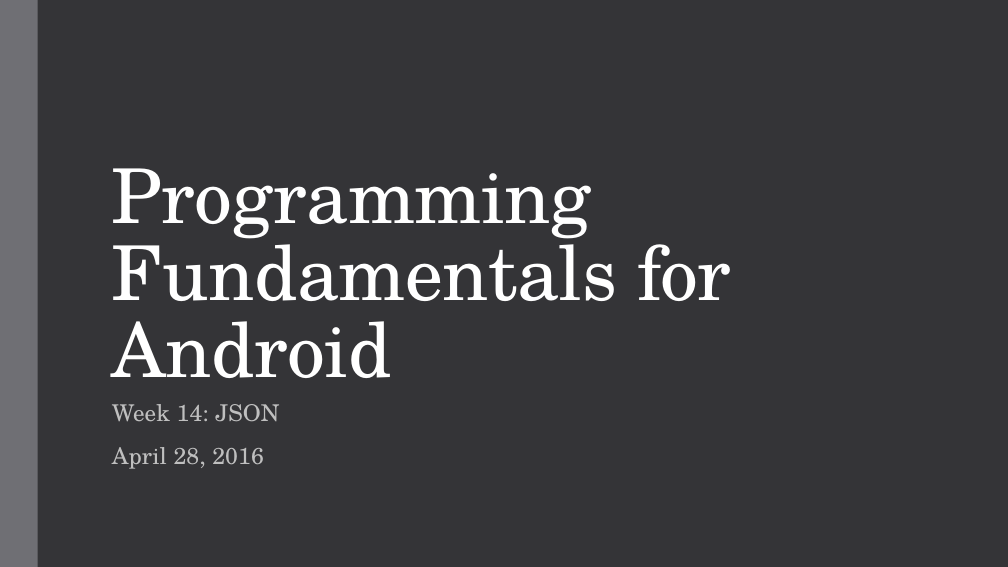
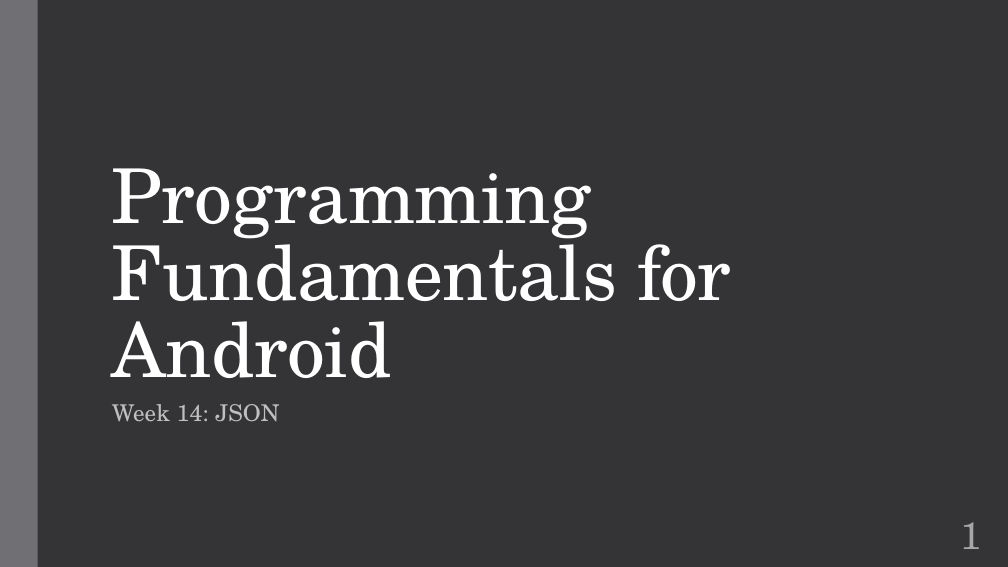
Before and after one commit to zarthur/CSCC-Fundamentals-Android-Notes, a slide deck: slide 1 of week_14/week_14.pptx. Drawn at 1008x567 pixels with LibreOffice and Linux fonts; fonts in the diff are those of the drawing. Boxes give left, top, right and bottom in pixels: in the first picture for what was removed or moved away, otherwise in the second. Text is boxed around its words. In the diff, an @@ line names an element or a change of style, - is before the commit and + after.

```diff
--- a/week_14/week_14.pptx
+++ b/week_14/week_14.pptx
@@ subtitle at [112, 447, 264, 469]: paragraph removed @@
-April 28, 2016
@@ page number added at [961, 522, 982, 549], 36 pt, text #A6A6A6 @@
+1
```
Also in this commit, not shown: 15 other slides changed, 1 other file.
